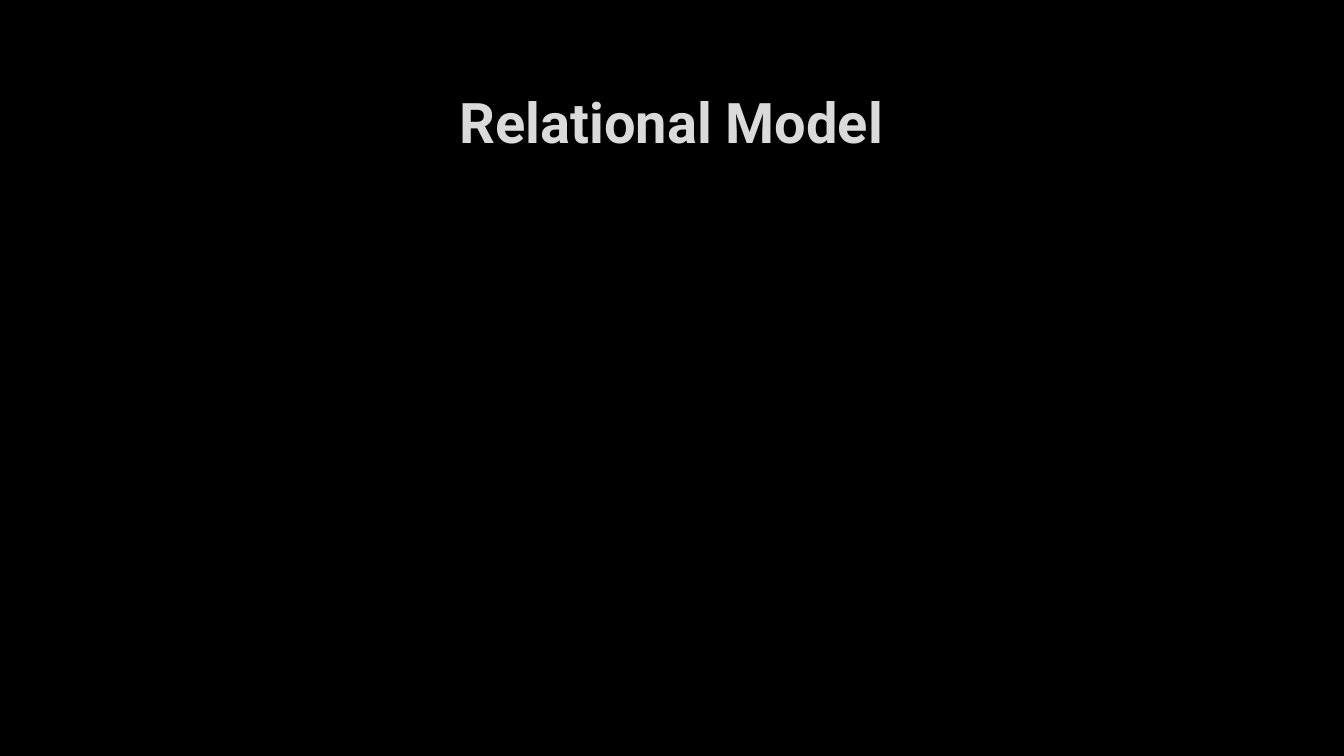
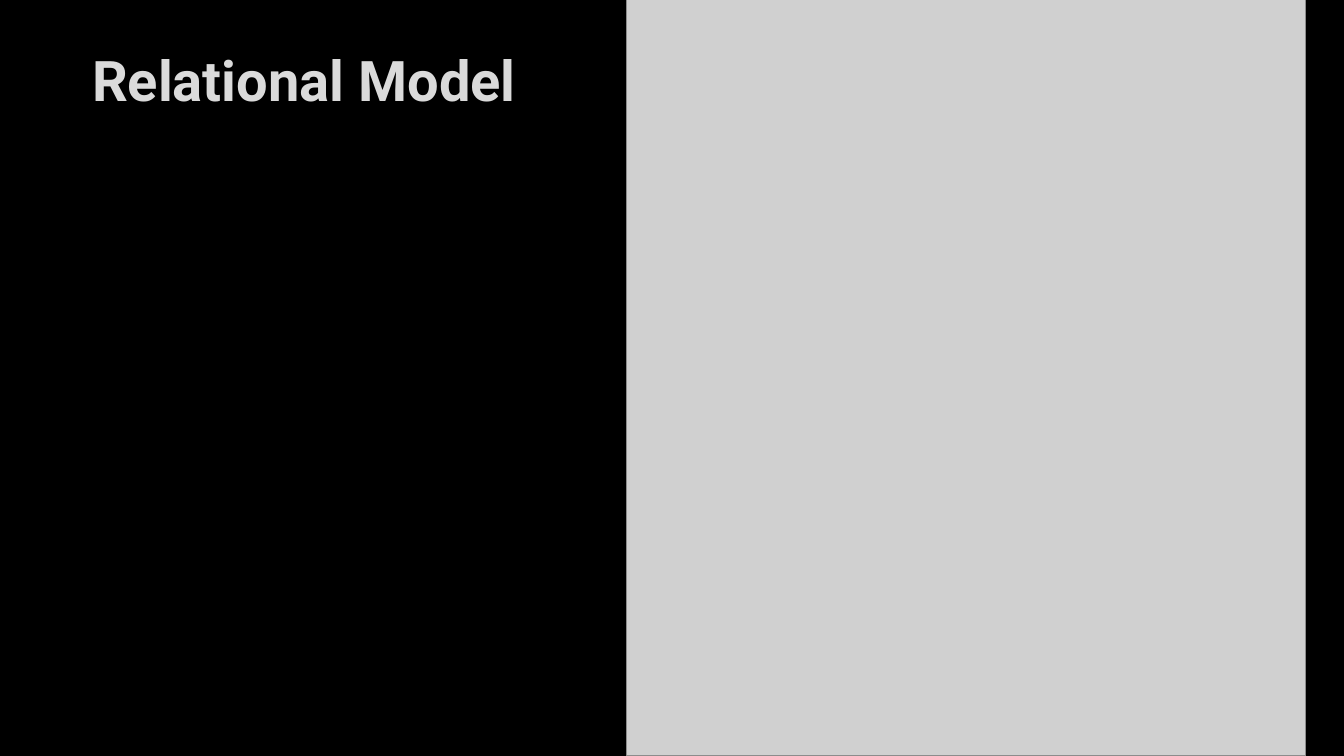
Before and after one commit to toumei/1071-database-G13, a slide deck: slide 6 of G13/G13-學生宿舍網路維修管理系統.pptx (slide 7 before the commit). Drawn at 1344x756 pixels with LibreOffice and Linux fonts; fonts in the diff are those of the drawing; grey boxes stand for pictures; background and template pictures are left out. Boxes give left, top, right and bottom in pixels: in the first picture for what was removed or moved away, otherwise in the second. Text is boxed around its words. In the diff, an @@ line names an element or a change of style, - is before the commit and + after.

```diff
--- a/G13/G13-學生宿舍網路維修管理系統.pptx
+++ b/G13/G13-學生宿舍網路維修管理系統.pptx
@@ title "Relational Model": place and size @@
-title "Relational Model" at (460, 101, 883, 144)
+title "Relational Model" at (92, 59, 515, 102)
@@ picture added at (627, 0, 1307, 756) @@
```
Also in this commit, not shown: 5 other slides changed, 3 slides added, 2 slides removed, 3 other files.
